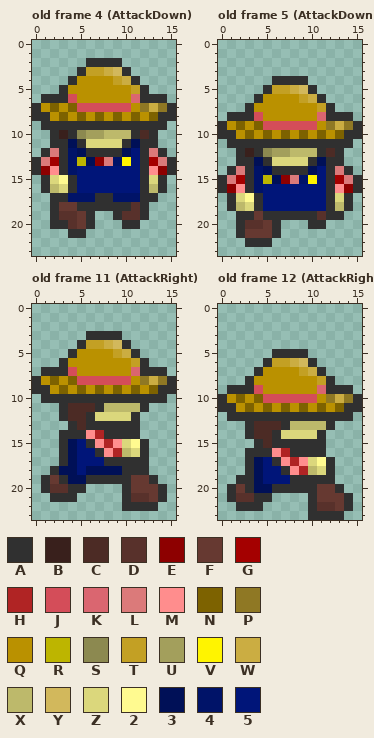
Pixel-art file -- Assets/Sprites/Player/PlayerWeaponBase.aseprite. Above is the file before it was changed.
16x24 pixels, 24 frames. Colours within 5 levels of each other are drawn and written as one. Shown: old frame 4 (AttackDown), old frame 5 (AttackDown), old frame 11 (AttackRight), old frame 12 (AttackRight). The commit also changed other frames, which this record leaves out.
Palette (. is transparent): A #303030  B #39201c  C #4c2b25  D #58312b  E #8d0000  F #663931  G #a40000  H #b02424  J #d44d59  K #da6670  L #db7a7a  M #ff8d8d  N #7d6200  P #8f7824  Q #ba9100  R #bdb500  S #8c8950  T #c3a024  U #a39f5c  V #fff400  W #cbad42  X #bdb96b  Y #d2b85c  Z #dbd77c  2 #fffa90  3 #001057  4 #001368  5 #001579
Pixels before, old frame 4 (AttackDown), first column x 0:
 2 ......AAAA......
 3 .....ATTWYA.....
 4 ....AQQQQTWA....
 5 ...AQQQQQQQTA...
 6 .AAAJQQQQQQKAAA.
 7 AQNQNJJJJJJQPWPA
 8 AAQNQNQNQNQNQNAA
 9 .AAAAAAAAAAAAAA.
10 ..ABASUUXXXACA..
11 ..AA3AZZZZA3AA..
12 .ALA43AAAA35ALA.
13 ALGA4R3EL4V5AGLA
14 AEMA45555555AMEA
15 .AZ2A5555555AZA.
16 .AXZA5555555AXA.
17 ..AA444AA444AA..
18 ..AFFAAAAAADA...
19 ..ADDFA..ADDA...
20 ..AADFA...AA....
21 ....AA..........
Pixels before, old frame 5 (AttackDown), first column x 0:
 4 ......AAAA......
 5 .....ATTWYA.....
 6 ....AQQQQTWA....
 7 ...AQQQQQQQTA...
 8 .AAAJQQQQQQKAAA.
 9 AQNQNJJJJJJQPWPA
10 AAQNQNQNQNQNQNAA
11 .AAAAAAAAAAAAAA.
12 ..ABASUUXXXACA..
13 ..AA3AZZZZA3AA..
14 .ALA43AAAA35ALA.
15 ALGA4R3EL4V5AGLA
16 AEMA45555555AMEA
17 .AZ2A5555555AZA.
18 .AXZA5555555AXA.
19 ..AAFAAAAAADAA..
20 ..ADDFA...AA....
21 ..AFFFA.........
22 ...AAA..........
Pixels before, old frame 11 (AttackRight), first column x 0:
 3 ......AAAA......
 4 .....ATTWYA.....
 5 ....AQQQQTWA....
 6 ...AQQQQQQQTA...
 7 .AAAJQQQQQQKAAA.
 8 AQNQNJJJJJJQPWPA
 9 AAQNQNQNQNQNQNAA
10 .AAAAAAAAAAAAAA.
11 ...ACCCAXXXXA...
12 ...ACCAZZZZA....
13 ....ACAAAAAA....
14 ...AAAMHAAAA....
15 ...A35AMHMZ2A...
16 ...A355AMHXZA...
17 ...A3555AAAAA...
18 ..A3353333AAA...
19 .AFA33AAAAAFFA..
20 .ADDAA....AFFFA.
21 ..AAA.....ADDFA.
22 ..........AAAA..
Pixels before, old frame 12 (AttackRight), first column x 0:
 5 ......AAAA......
 6 .....ATTWYA.....
 7 ....AQQQQTWA....
 8 ...AQQQQQQQTA...
 9 .AAAJQQQQQQKAAA.
10 AQNQNJJJJJJQPWPA
11 AAQNQNQNQNQNQNAA
12 .AAAAAAAAAAAAAA.
13 ...ACCCAXXXXA...
14 ...ACCAZZZZA....
15 ....ACAAAAAA....
16 ...AAAMHAAAA....
17 ...A35AMHMZ2A...
18 ...A355AMHXZA...
19 ..AA3555AAAAA...
20 .AFA33AAAAAFFA..
21 .ADDAA....AFFFA.
22 ..AAA.....ADDFA.
23 ..........AAAA..
After:
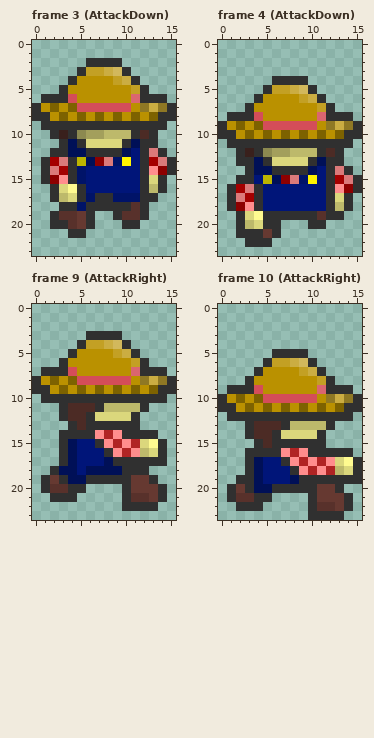
The exact change:
{"change": "frames 24 -> 20"}
{"where": "frame 3 (AttackDown) against old frame 4 (AttackDown)"}
{"frame":3,"y":11,"x":2,"old":"A","new":"."}
{"frame":3,"y":12,"x":1,"old":"AL","new":".A"}
{"frame":3,"y":12,"x":4,"old":"4","new":"3"}
{"frame":3,"y":13,"x":0,"old":"AL","new":".A"}
{"frame":3,"y":13,"x":3,"old":"A4","new":"LA"}
{"frame":3,"y":14,"x":0,"old":"AEMA45","new":".ALGA4"}
{"frame":3,"y":15,"x":2,"old":"Z2","new":"EM"}
{"frame":3,"y":15,"x":5,"old":"5","new":"4"}
{"frame":3,"y":16,"x":1,"old":"AX","new":".A"}
{"frame":3,"y":16,"x":4,"old":"A5","new":"2A"}
{"frame":3,"y":17,"x":3,"old":"A44","new":"XZA"}
{"frame":3,"y":18,"x":2,"old":"AFFA","new":".AA4"}
{"where": "frame 4 (AttackDown) against old frame 5 (AttackDown)"}
{"frame":4,"y":14,"x":1,"old":"AL","new":".."}
{"frame":4,"y":14,"x":4,"old":"4","new":"3"}
{"frame":4,"y":15,"x":0,"old":"ALG","new":"..A"}
{"frame":4,"y":15,"x":4,"old":"4","new":"5"}
{"frame":4,"y":16,"x":0,"old":"AEMA4","new":".AGLA"}
{"frame":4,"y":17,"x":2,"old":"Z2","new":"LG"}
{"frame":4,"y":18,"x":2,"old":"XZ","new":"EM"}
{"frame":4,"y":19,"x":3,"old":"AF","new":"Z2"}
{"frame":4,"y":20,"x":3,"old":"DDF","new":"XZA"}
{"frame":4,"y":21,"x":3,"old":"FF","new":"AA"}
{"where": "frame 9 (AttackRight) against old frame 11 (AttackRight)"}
{"frame":9,"y":14,"x":6,"old":"MHAA","new":"AMHM"}
{"frame":9,"y":14,"x":12,"old":"..","new":"AA"}
{"frame":9,"y":15,"x":6,"old":"AMHMZ2A..","new":"5AMHMHZ2A"}
{"frame":9,"y":16,"x":7,"old":"AMHXZA..","new":"5AMHMXZA"}
{"frame":9,"y":17,"x":8,"old":"A","new":"3"}
{"frame":9,"y":17,"x":13,"old":"..","new":"AA"}
{"where": "frame 10 (AttackRight) against old frame 12 (AttackRight)"}
{"frame":10,"y":16,"x":6,"old":"MHAA","new":"AMHM"}
{"frame":10,"y":16,"x":12,"old":"...","new":"AAA"}
{"frame":10,"y":17,"x":6,"old":"AMHMZ2A...","new":"5AMHMHMZ2A"}
{"frame":10,"y":18,"x":7,"old":"AMHXZA...","new":"5AMHMHXZA"}
{"frame":10,"y":19,"x":8,"old":"A","new":"3"}
{"frame":10,"y":19,"x":13,"old":"...","new":"AAA"}
{"label":"changed","picture_box":[32,139,86,211]}
{"label":"changed","picture_box":[218,166,272,238]}
{"label":"changed","picture_box":[86,430,167,466]}
{"label":"changed","picture_box":[272,448,362,484]}
